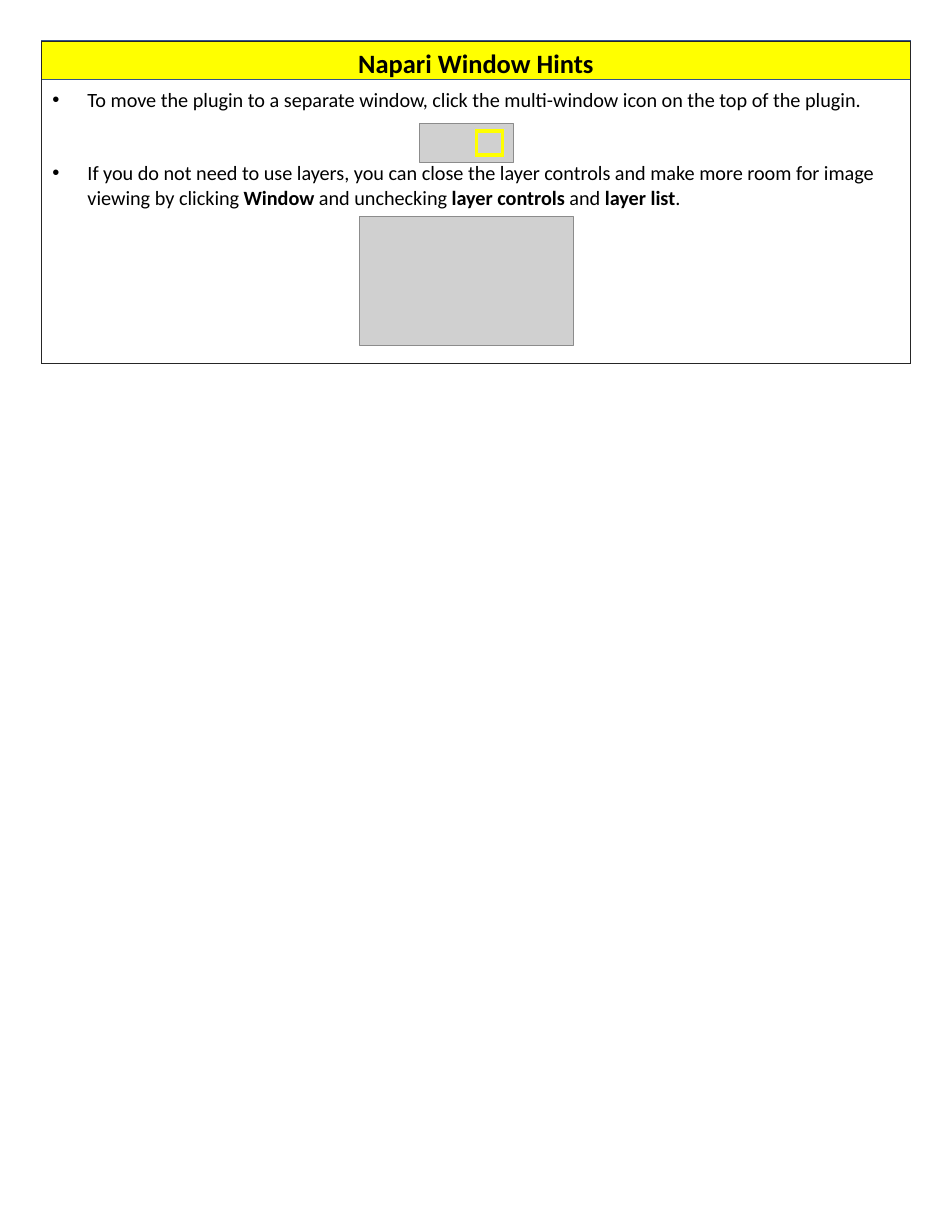
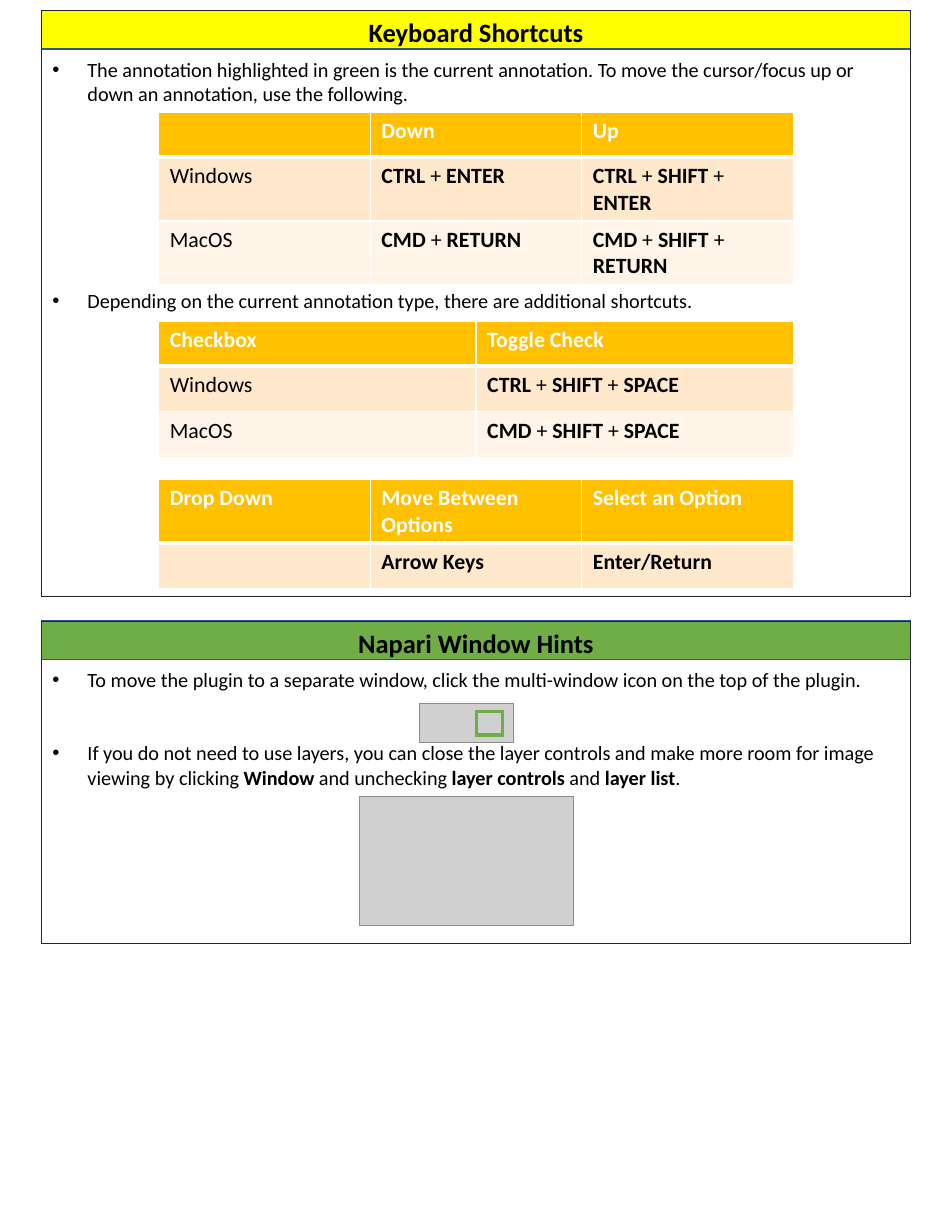
Before and after one commit to aics-int/napari-allencell-annotator, a slide deck: slide 5 of napari_allencell_annotator/assets/AnnotatorInstructions.pptx. Drawn at 952x1232 pixels with LibreOffice and Linux fonts; fonts in the diff are those of the drawing; grey boxes stand for pictures; background and template pictures are left out. Boxes give left, top, right and bottom in pixels: in the first picture for what was removed or moved away, otherwise in the second. Text is boxed around its words. In the diff, an @@ line names an element or a change of style, - is before the commit and + after.

```diff
--- a/napari_allencell_annotator/assets/AnnotatorInstructions.pptx
+++ b/napari_allencell_annotator/assets/AnnotatorInstructions.pptx
@@ rectangle: place and size @@
-rectangle at (41, 41, 911, 80)
+rectangle at (41, 10, 911, 48)
@@ rectangle added at (41, 10, 911, 596), outline #262626 0.75 pt, 13 pt, text #000000 @@
+Keyboard Shortcuts
+• The annotation highlighted in green is the current annotation. To move the cursor/focus up or down an annotation, use the following.
+• Depending on the current annotation type, there are additional shortcuts.
@@ table added at (159, 112, 794, 284), 3 rows, 3 columns @@
+ | Down | Up
+Windows | CTRL + ENTER | CTRL + SHIFT + ENTER
+MacOS | CMD + RETURN | CMD + SHIFT + RETURN
@@ rectangle removed at (476, 131, 502, 155) @@
@@ table added at (159, 321, 793, 458), 3 rows, 2 columns @@
+Checkbox | Toggle Check
+Windows | CTRL + SHIFT + SPACE
+MacOS | CMD + SHIFT + SPACE
@@ table added at (159, 479, 794, 588), 2 rows, 3 columns @@
+Drop Down | Move Between Options | Select an Option
+ | Arrow Keys | Enter/Return
@@ 2 pictures, 1 rectangle: place and size @@
-2 pictures, 1 rectangle at (41, 41, 911, 364)
+2 pictures, 1 rectangle at (41, 622, 911, 944)
@@ rectangle added at (41, 622, 911, 660), fill #70AD47, outline #325491 1 pt @@
@@ rectangle added at (476, 711, 502, 735), outline #70AD47 2.25 pt @@
```
Also in this commit, not shown: 3 other slides changed, 1 other file.
